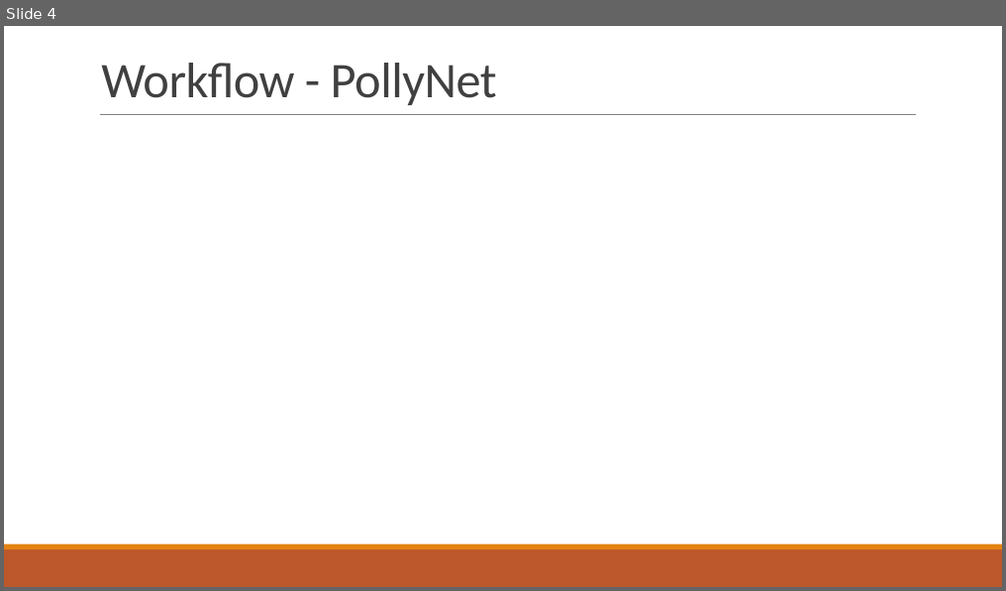
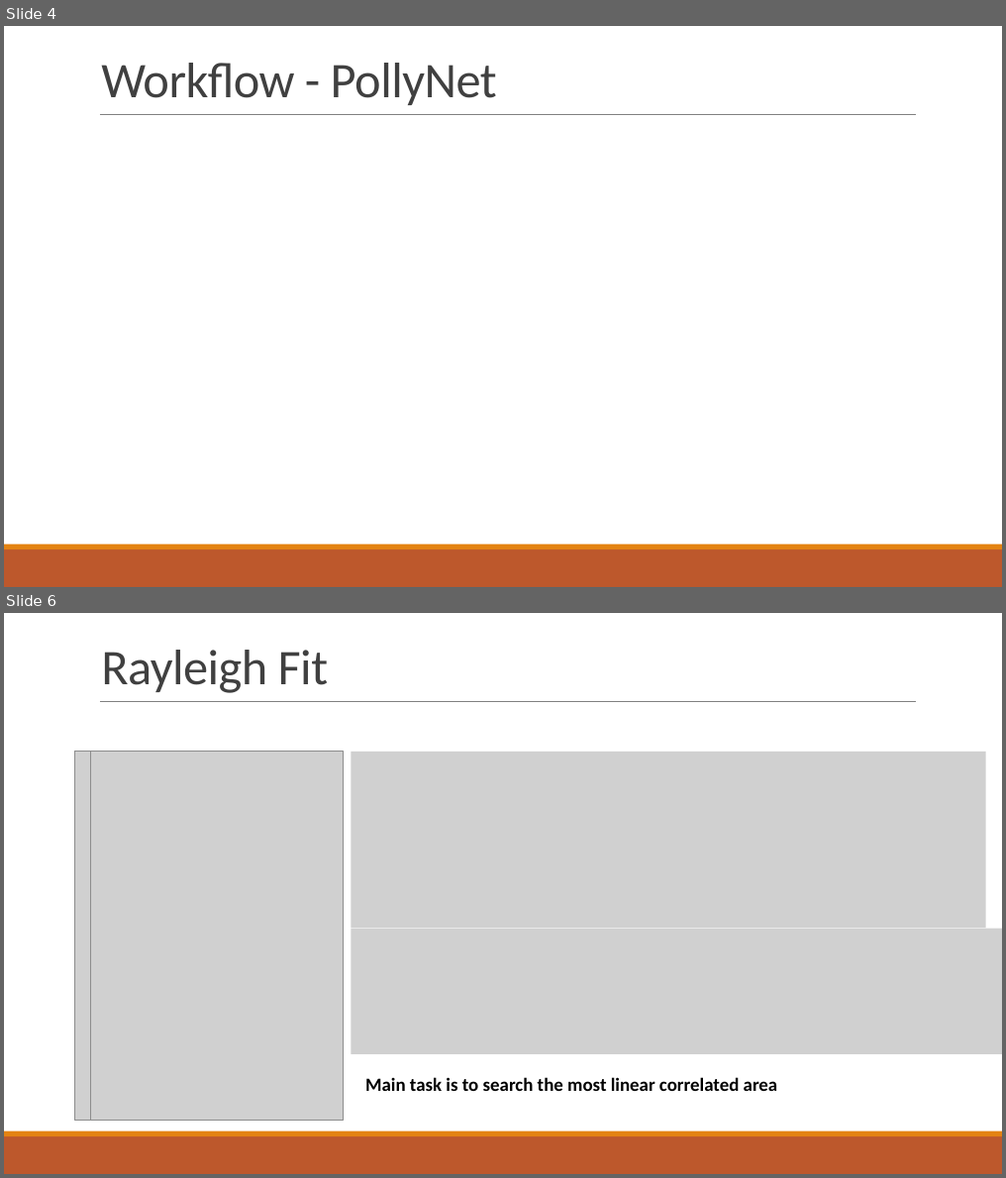
Before and after one commit to PollyNET/Pollynet_Processing_Chain, a slide deck: doc/Pollynet_Processing_Chain.pptx. Shown one above the other, each under a label of ours: slide 4 before the commit, slides 4 and 6 after it; the slides between them are not shown. The pictures are 1006x591 and 1006x1178 pixels, drawn with LibreOffice and Linux fonts; fonts in the diff are those of the drawing; grey boxes stand for pictures. Boxes give left, top, right and bottom in pixels: in the first picture for what was removed or moved away, otherwise in the second. Text is boxed around its words. In the diff, an @@ line names an element or a change of style, - is before the commit and + after.

```diff
--- a/doc/Pollynet_Processing_Chain.pptx
+++ b/doc/Pollynet_Processing_Chain.pptx
@@ slide 6 added at (x1=4, y1=613, x2=1002, y2=1174), background #FFFFFF; not listed: 3 template elements that a slide beside it also shows @@
@@ title added at (x1=101, y1=650, x2=328, y2=693), 48 pt, text #404040 @@
+Rayleigh Fit
@@ picture added at (x1=74, y1=752, x2=91, y2=1121) @@
@@ picture added at (x1=88, y1=752, x2=344, y2=1121) @@
@@ picture added at (x1=350, y1=752, x2=985, y2=928) @@
@@ picture added at (x1=350, y1=929, x2=1002, y2=1055) @@
@@ text added at (x1=365, y1=1077, x2=778, y2=1091), 18 pt, text #000000, bold @@
+Main task is to search the most linear correlated area
```
Also in this commit, not shown: 7 other slides added, 13 other files.
